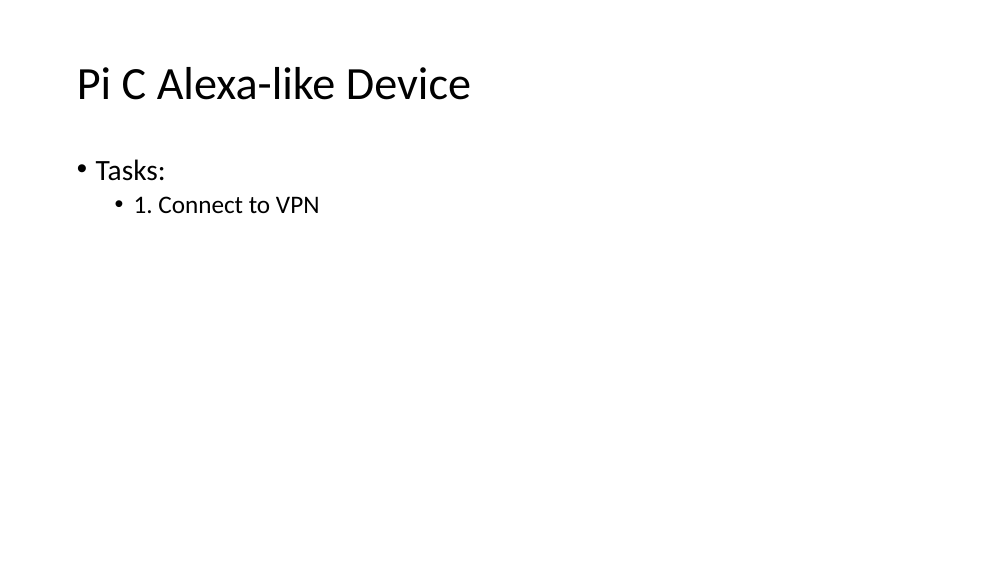
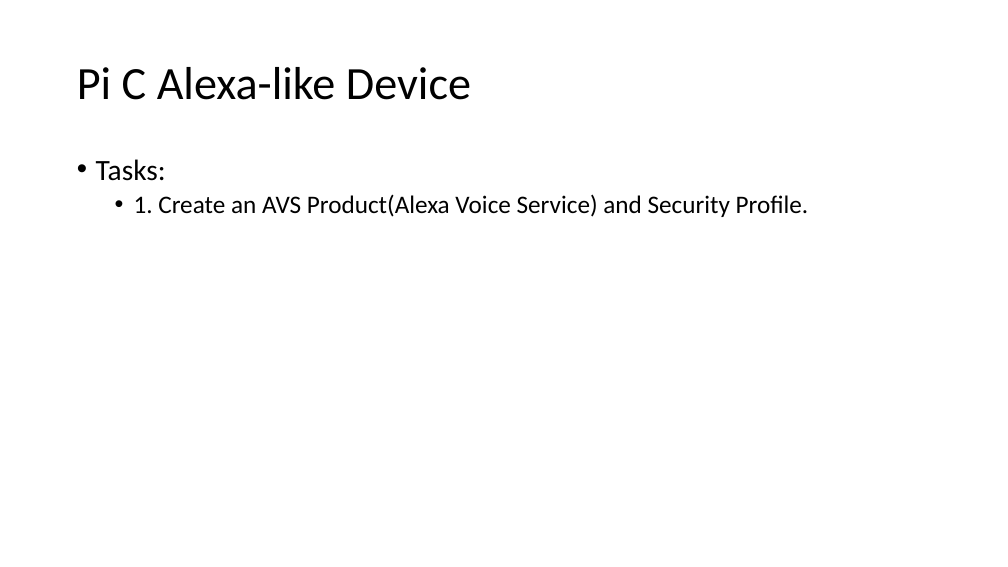
Before and after one commit to GXG-CS/Pi-Alexa, a slide deck: slide 29 of Presentation1.pptx. Drawn at 1008x567 pixels with LibreOffice and Linux fonts; fonts in the diff are those of the drawing. Boxes give left, top, right and bottom in pixels: in the first picture for what was removed or moved away, otherwise in the second. Text is boxed around its words. In the diff, an @@ line names an element or a change of style, - is before the commit and + after.

```diff
--- a/Presentation1.pptx
+++ b/Presentation1.pptx
@@ text at (134,194,809,217): text changed @@
-  • 1. Connect to VPN
+  • 1. Create an AVS Product(Alexa Voice Service) and Security Profile.
```
Also in this commit, not shown: 2 other slides changed, 1 other file.
